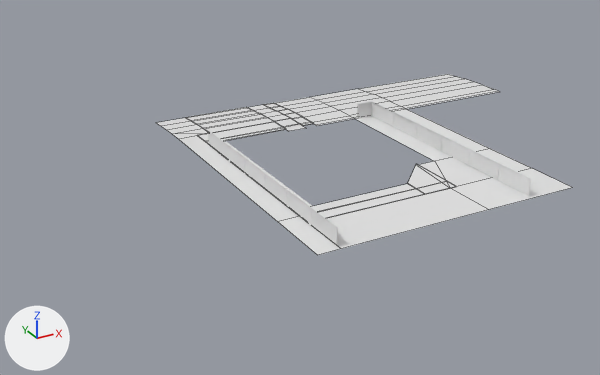
The FBX model Assets/Models/House Geometry/HOutside.fbx, before and after one commit.
Before and after are seen from a camera (50 mm lens) standing at (-60.3, -100.8, 43.1) and looking at (-7.6, -5.0, -4.8). Every picture has the same lights, and +X, +Y and +Z are marked at lower left. Mesh edges are drawn as thin lines on the coarser meshes. Where no turn or scale is listed for an object, it has been applied to the vertices. Vertices at the same position are counted once.
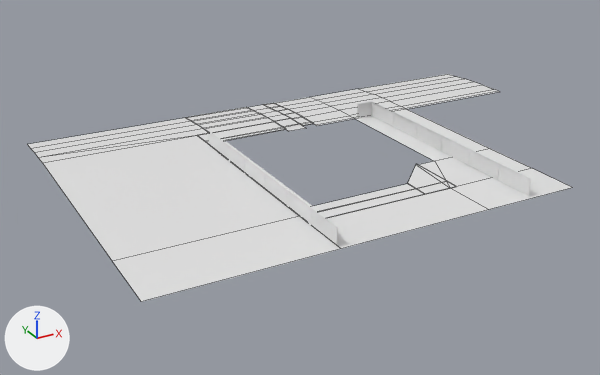
Boxes [x1, y1, x2, y2] around the edits, measured in the pictures (600 x 375 px; the box of a moved part takes in the faces that stretch with it):
```json
{"object": "Cube.015", "change": "reshaped", "before": [157, 74, 573, 255], "after": [27, 74, 573, 302], "on screen": "31% wider, 26% taller"}
{"part": 1, "of": "me_cube_079", "change": "moved or reshaped", "before": [157, 122, 320, 255], "after": [27, 122, 320, 302]}
```

Edits to the scene script, one JSON object a line:
```json
{"block": "me_cube_079", "where": "me_cube_079.from_pydata(...)  # 74 vertices, 39 faces; spans x -20.0..38.0, y -38.3..13.2, z -1.6..-1.1"}
{"block": "me_cube_079", "where": "# used by ob_cube_015; location = (0.0, 6.8, 1.0)"}
{"block": "me_cube_079", "where": "# before: 59 (-20.0, 5.8, -1.2) at pixel (172, 134), 60 (-20.0, 13.2, -1.6) at pixel (155, 122), 61 (-20.0, 3.2, -1.1) at pixel (178, 139), 62 (-20.0, -38.3, -1.1) at pixel (317, 255), 63 (-20.0, -28.8, -1.1) at pixel (277, 221)"}
{"block": "me_cube_079", "where": "# before: 64 (-20.0, 10.6, -1.4) at pixel (161, 126), 65 (-20.0, 8.2, -1.3) at pixel (166, 130)"}
{"block": "me_cube_079", "change": "me_cube_079 part 1"}
{"op": "add", "block": "me_cube_079", "code": "for i in [*range(59, 66)]: me_cube_079.vertices[i].co += Vector((-20.0, 0.0, 0.0))"}
```
